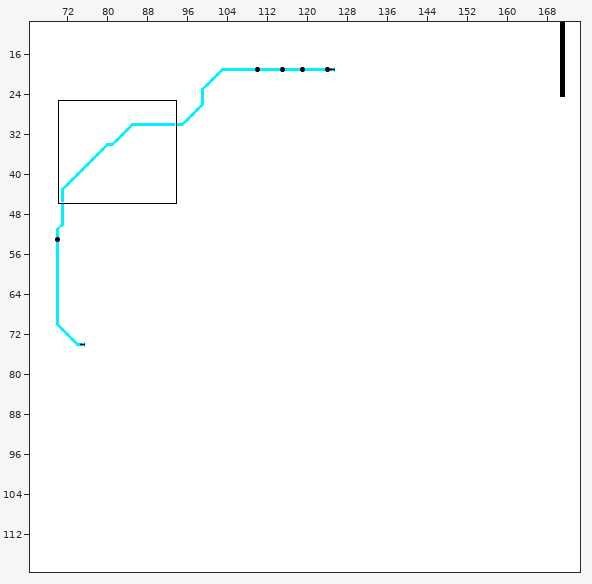
Two states of a Tiled map, Brampton Manor Academy/2D London Underground Simulator/Maps/level_1.tmx. The picture above shows the old version from afar; the outline marks the close-up.
Close-up. Before the edit:
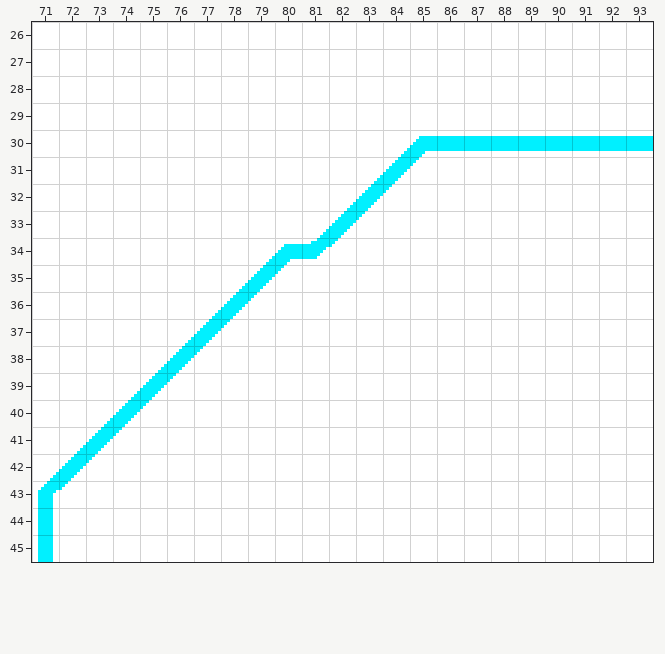
Cells are 9x9 px. Shown: x 71..93, y 26..45. The commit also changed other parts of the map, which this record leaves out.
The result:
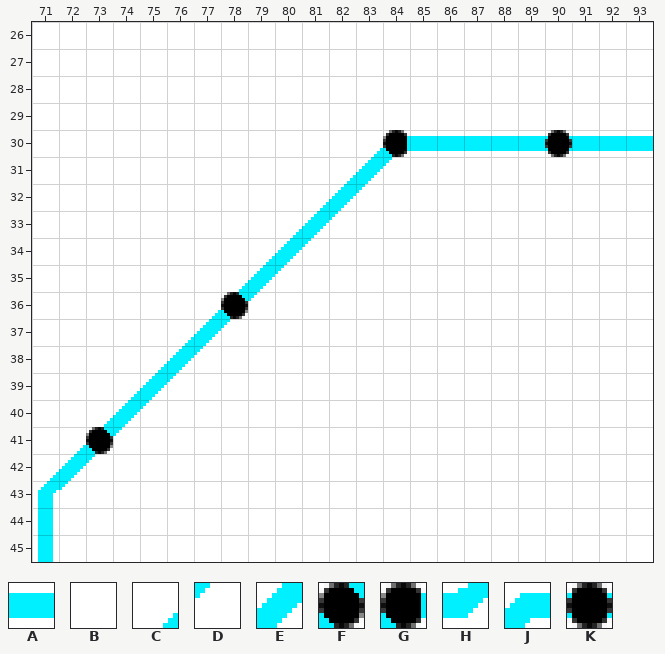
Key: from "tileset": A 0, B 9, C 10, D 20, E 60, F 160, G 180, H 190, J 210, K 220.
_ is an empty cell, . an unchanged one.
Difference:
--- layer "Tile Layer 1"
@@ x 80..90 @@
-30 ...BCJ....A
-31 ..BCED.....
-32 .BCED......
-33 BCED.......
-34 JHD........
+30 ...CGA....K
+31 ..CEDB.....
+32 .CEDB......
+33 CEDB.......
+34 EDB........
@@ x 78..78 @@
-36 E
+36 F
@@ x 73..73 @@
-41 E
+41 F
Pixel boxes of the changes (left, top, right, bottom) in both close-ups:
changed: (287, 130, 425, 259)
changed: (545, 130, 572, 157)
changed: (221, 292, 248, 319)
changed: (86, 427, 113, 454)
